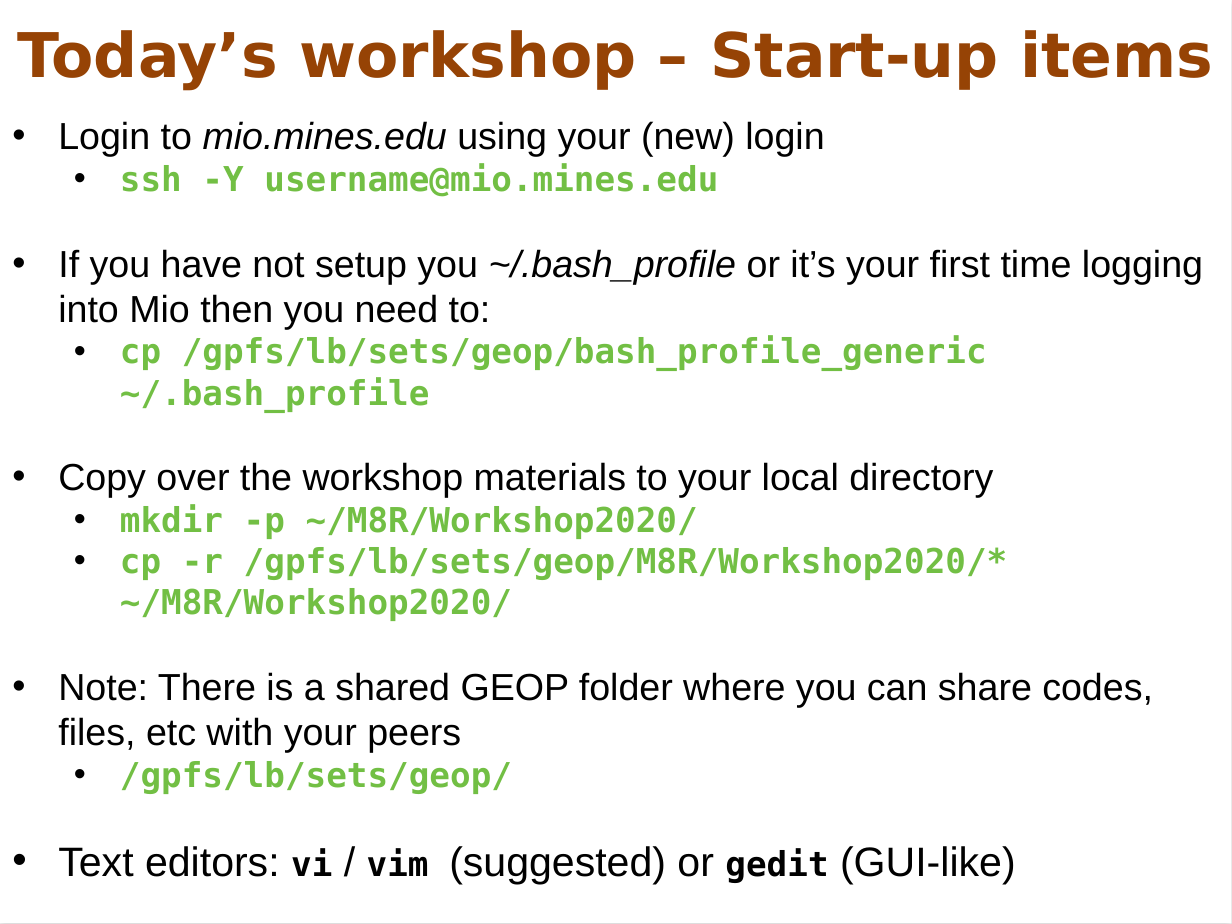
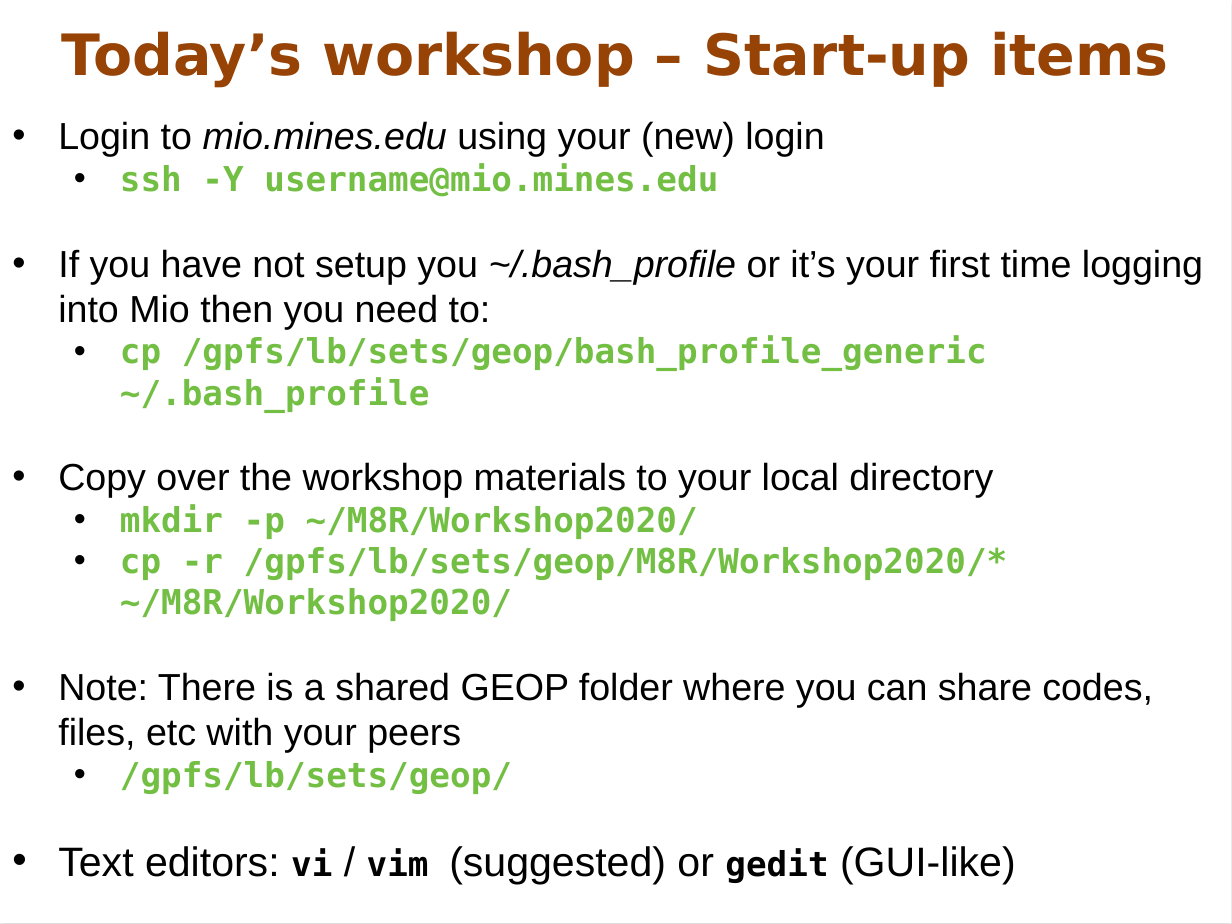
Before and after one commit to jshragge/CSM_GEOP_M8R, a slide deck: slide 2 of 02_Command_line/Madagascar-command_line-vim.pptx. Drawn at 1232x924 pixels with LibreOffice and Linux fonts; fonts in the diff are those of the drawing; background and template pictures are left out. Boxes give left, top, right and bottom in pixels: in the first picture for what was removed or moved away, otherwise in the second. Text is boxed around its words. In the diff, an @@ line names an element or a change of style, - is before the commit and + after.

```diff
--- a/02_Command_line/Madagascar-command_line-vim.pptx
+++ b/02_Command_line/Madagascar-command_line-vim.pptx
@@ text "Today’s workshop – Start-up items" at <box>62,31,1169,87</box>: size 36 to 33.3 pt @@
```
Also in this commit, not shown: 4 other files.
